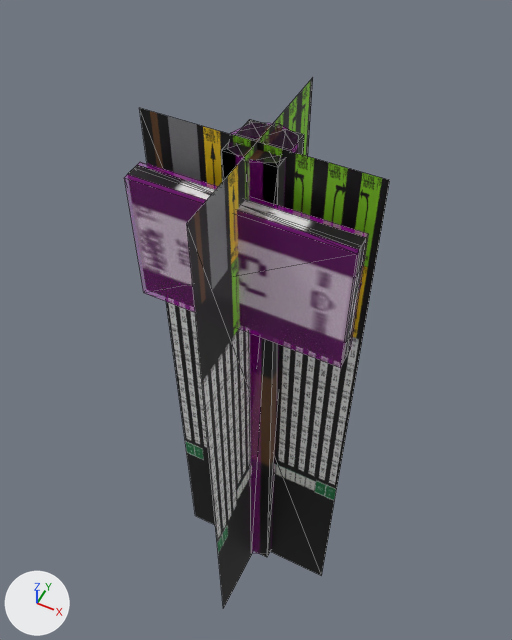
The COLLADA model beamng-props/mile-marker/export/dae/milemarker_079.dae: old version first, new version second.
Rendered twice from a 50 mm lens placed at (0.427, -0.859, 2.115), pointed at (-0.061, 0.118, 0.894). The axes (+X, +Y, +Z) are drawn at lower left. The lights are the same throughout. The older version comes first. Mesh edges are drawn as thin lines. Where no turn or scale is listed for an object, it has been applied to the vertices.

Objects in the first picture: 'Colmesh_post-1', 'Colmesh_sign-1', 'milemarker_079_a200', 'milemarker_079_a50', 'milemarker_079_a800'.
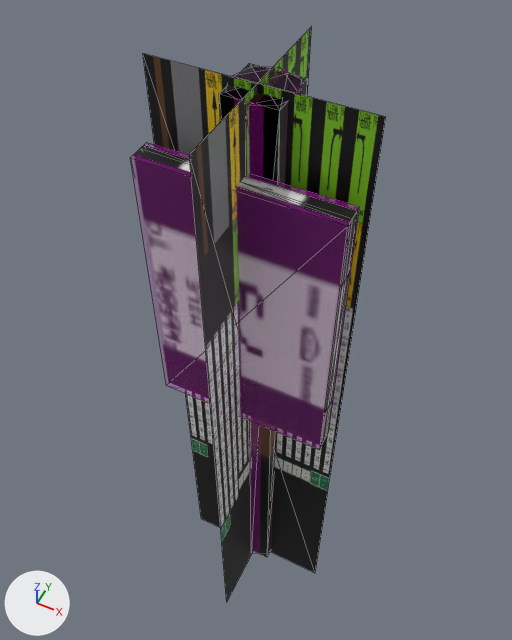
Boxes [x1, y1, x2, y2] around the edits, measured in the pictures (512 x 640 px; the box of a moved part takes in the faces that stretch with it):
'milemarker_079_a50', rescaled (9% taller)
    before: [139, 78, 390, 608]
    after: [143, 26, 386, 602]
'Colmesh_sign-1', moved, rescaled (7% narrower, 49% taller)
    before: [124, 162, 369, 368]
    after: [131, 142, 360, 450]
'milemarker_079_a800', reshaped (6% narrower, 13% taller)
    before: [128, 119, 366, 557]
    after: [134, 63, 357, 557]
'Colmesh_post-1', rescaled (7% wider, 13% taller)
    before: [228, 123, 298, 554]
    after: [226, 67, 301, 554]
'milemarker_079_a200', reshaped
    before: [265, 129, 286, 166]
    after: [266, 73, 288, 110]
part 1 of me_milemarker_079_a800, moved or reshaped
    before: [128, 165, 366, 362]
    after: [134, 145, 357, 444]
part 2 of me_milemarker_079_a800, moved or reshaped
    before: [221, 119, 304, 557]
    after: [219, 63, 308, 557]

The change, as a list of edits to the scene's bpy script:
```text
Change me_milemarker_079_a800:
    used by ob_milemarker_079_a800; location = (0.0, 0.0, 0.0)
    before: 1 (-0.05, -0.027, 1.45) at pixel (221, 150), 3 (-0.05, 0.072, 1.45) at pixel (249, 119), 5 (0.05, -0.027, 1.45) at pixel (278, 167), 7 (0.05, 0.072, 1.45) at pixel (304, 134)
    remove me_milemarker_079_a800.from_pydata(...)  # 16 vertices, 24 faces; spans x -0.21..0.21, y -0.072..0.072, z 0.0..1.45
    add me_milemarker_079_a800.from_pydata(...)  # 16 vertices, 24 faces; spans x -0.19..0.19, y -0.072..0.072, z 0.0..1.55
    me_milemarker_079_a800 part 1: the loose piece of 8 vertices spanning x -0.21..0.21, y -0.072..-0.042, z 1.1..1.38 is scaled about its middle by (0.905, 1, 2.21), then moved by (0.0, 0.0, -0.124)
    me_milemarker_079_a800 part 2
    add for i in [1, 3, 5, 7]: me_milemarker_079_a800.vertices[i].co += Vector((0.0, 0.0, 0.1))
Change me_milemarker_079_a200:
    used by ob_milemarker_079_a200; location = (0.0, 0.0, 0.0)
    before: 1 (-0.05, -0.027, 1.45) at pixel (221, 150), 3 (0.017, 0.072, 1.45) at pixel (285, 129), 5 (0.05, -0.027, 1.45) at pixel (278, 167)
    remove me_milemarker_079_a200.from_pydata(...)  # 10 vertices, 12 faces; spans x -0.21..0.21, y -0.062..0.072, z 0.0..1.45
    add me_milemarker_079_a200.from_pydata(...)  # 10 vertices, 12 faces; spans x -0.19..0.19, y -0.062..0.072, z 0.0..1.55
    me_milemarker_079_a200 part 3
    add for i in [1, 3, 5]: me_milemarker_079_a200.vertices[i].co += Vector((0.0, 0.0, 0.1))
    me_milemarker_079_a200.vertices[6].co: (-0.21, -0.052, 1.38) -> (-0.19, -0.052, 1.426)  # pixel (133, 167) -> pixel (140, 148)
    me_milemarker_079_a200.vertices[7].co: (-0.21, -0.062, 1.1) -> (-0.19, -0.062, 0.806)
    me_milemarker_079_a200.vertices[8].co: (0.21, -0.052, 1.1) -> (0.19, -0.052, 0.806)  # pixel (346, 356) -> pixel (325, 438)
    me_milemarker_079_a200.vertices[9].co: (0.21, -0.062, 1.38) -> (0.19, -0.062, 1.426)  # pixel (361, 245) -> pixel (352, 218)
Change me_milemarker_079_a50:
    used by ob_milemarker_079_a50; location = (0.0, 0.0, 0.0)
    remove me_milemarker_079_a50.from_pydata(...)  # 8 vertices, 4 faces; spans x -0.22..0.22, y -0.22..0.22, z -0.014..1.464
    add me_milemarker_079_a50.from_pydata(...)  # 8 vertices, 4 faces; spans x -0.199..0.199, y -0.199..0.199, z -0.015..1.566
    me_milemarker_079_a50 part 4: the whole mesh is scaled about its middle by (0.905, 0.905, 1.07), then moved by (0.0, 0.0, 0.05)
Change me_colmesh_post_1:
    used by ob_colmesh_post_1; location = (0.0, 0.0, 0.0)
    remove me_colmesh_post_1.from_pydata(...)  # 16 vertices, 28 faces; spans x -0.06..0.06, y -0.037..0.082, z 0.0..1.45
    add me_colmesh_post_1.from_pydata(...)  # 16 vertices, 28 faces; spans x -0.06..0.06, y -0.037..0.082, z 0.0..1.55
    me_colmesh_post_1 part 5: the whole mesh is scaled about its middle by (1, 1, 1.07), then moved by (0.0, 0.0, 0.05)
Change me_colmesh_sign_1:
    used by ob_colmesh_sign_1; location = (0.0, 0.0, 0.0)
    remove me_colmesh_sign_1.from_pydata(...)  # 8 vertices, 12 faces; spans x -0.21..0.21, y -0.082..-0.032, z 1.1..1.38
    add me_colmesh_sign_1.from_pydata(...)  # 8 vertices, 12 faces; spans x -0.19..0.19, y -0.082..-0.032, z 0.806..1.426
    me_colmesh_sign_1 part 6: the whole mesh is scaled about its middle by (0.905, 1, 2.21), then moved by (0.0, 0.0, -0.124)
```
